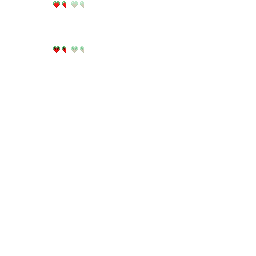
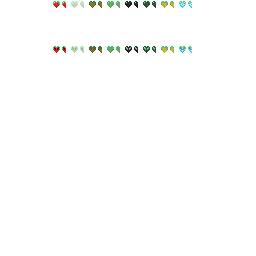
Comparing the layer stacks of the two w=256, h=256 images. Changes:
painted on "slop_heart" over bbox(53, 1, 192, 53)
painted on "normal_heart" over bbox(89, 1, 192, 53)
